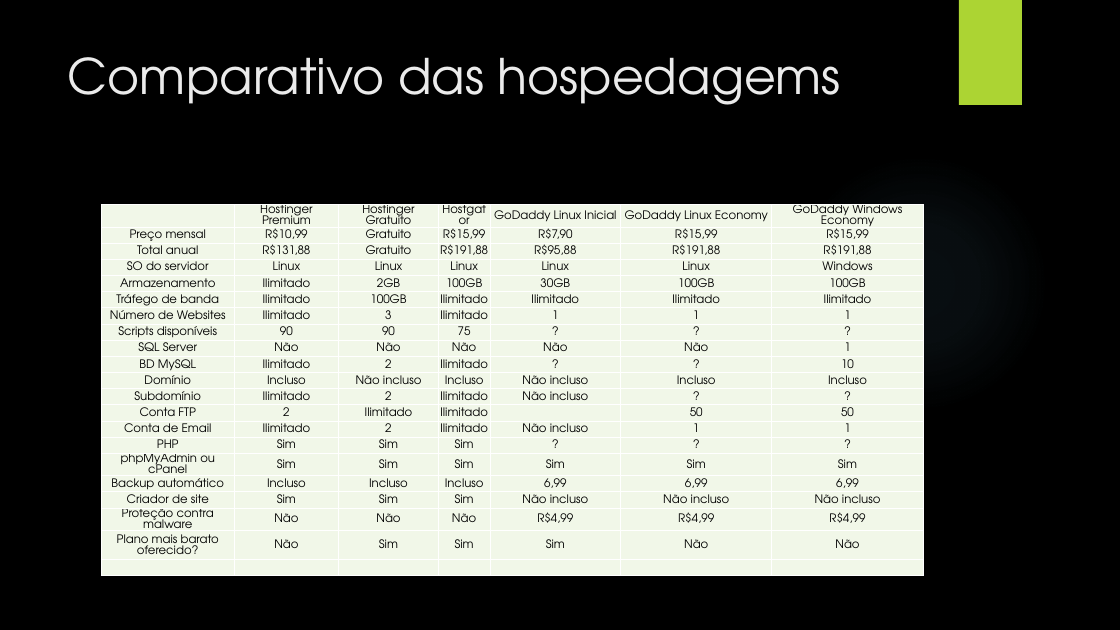
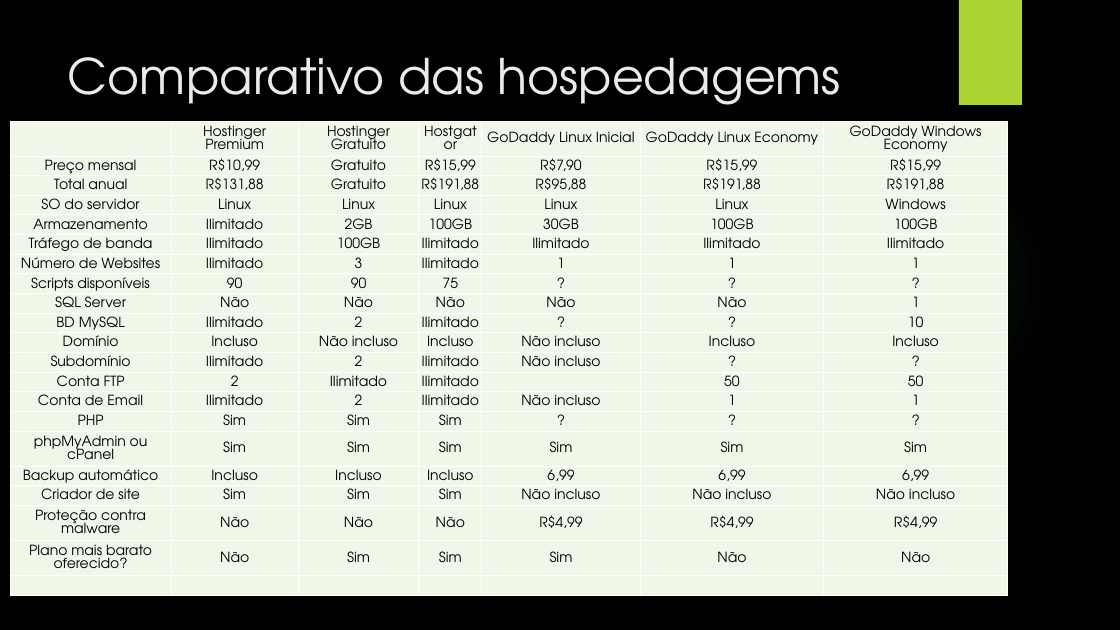
Before and after one commit to richmito/ifpa-2017-1, a slide deck: slide 2 of Programação para Web/apresentação dev web.pptx. Drawn at 1120x630 pixels with LibreOffice and Linux fonts; fonts in the diff are those of the drawing; background and template pictures are left out. Boxes give left, top, right and bottom in pixels: in the first picture for what was removed or moved away, otherwise in the second. Text is boxed around its words. In the diff, an @@ line names an element or a change of style, - is before the commit and + after.

Commit message:
salvo tabela

```diff
--- a/Programação para Web/apresentação dev web.pptx
+++ b/Programação para Web/apresentação dev web.pptx
@@ table at [10,121,1009,596] @@
@@ size 10 to 12 pt @@
@@ table: place and size @@
-table at [102,205,923,597]
+table at [10,121,1009,596]
```
